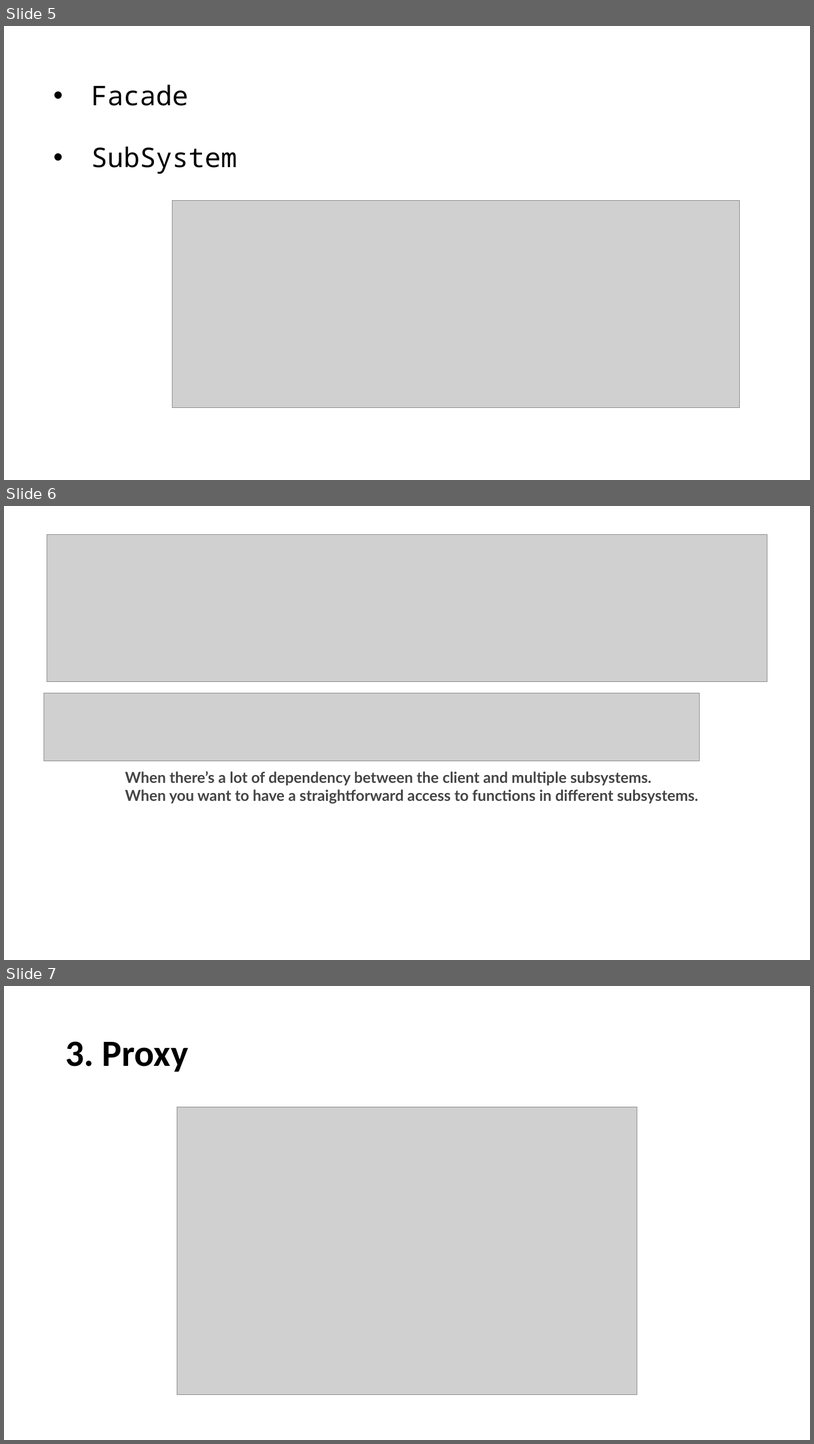
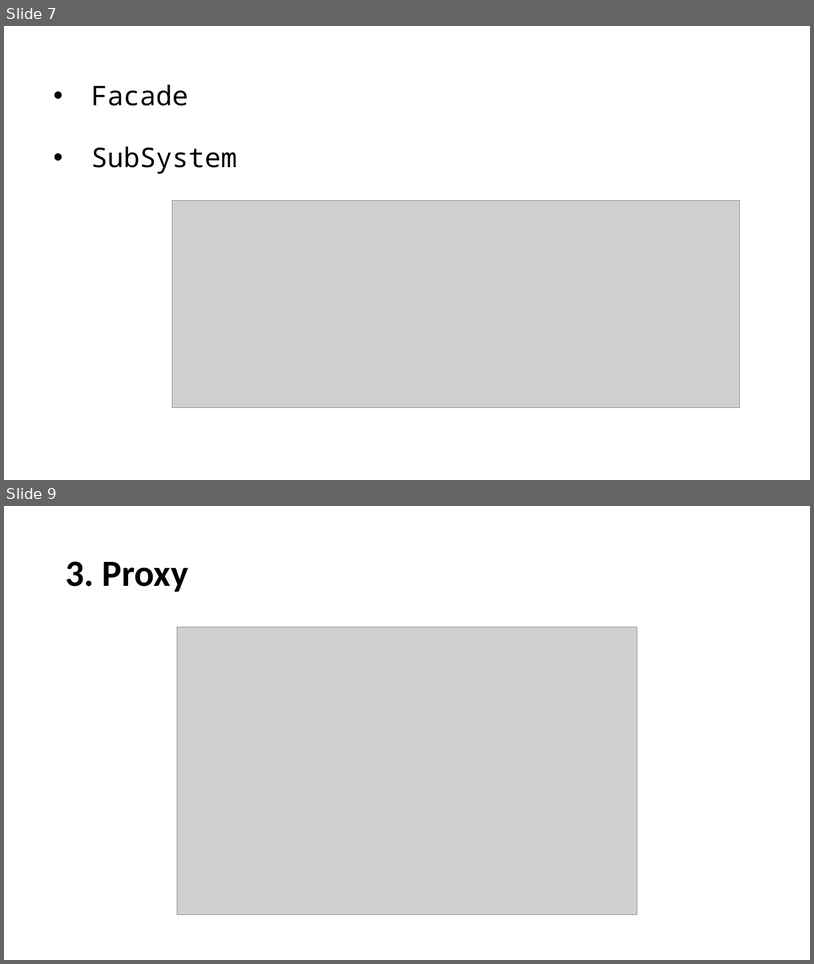
Before and after one commit to JingwenLi/DesignPatterns, a slide deck: DesignPatterns/Structural Design Patterns/Structural Design Patterns.pptx. Shown one above the other, each under a label of ours: slides 5, 6 and 7 before the commit, slides 7 and 9 after it; the slides between them are not shown. The pictures are 814x1444 and 814x964 pixels, drawn with LibreOffice and Linux fonts; fonts in the diff are those of the drawing; grey boxes stand for pictures. Boxes give left, top, right and bottom in pixels: in the first picture for what was removed or moved away, otherwise in the second. Text is boxed around its words. In the diff, an @@ line names an element or a change of style, - is before the commit and + after.

Commit message:
Update

```diff
--- a/DesignPatterns/Structural Design Patterns/Structural Design Patterns.pptx
+++ b/DesignPatterns/Structural Design Patterns/Structural Design Patterns.pptx
@@ slide 6 removed at [4, 506, 810, 960], background #FFFFFF @@
@@ picture removed at [47, 534, 768, 681] @@
@@ picture removed at [44, 693, 700, 760] @@
@@ text removed at [125, 771, 698, 803] @@
-When there’s a lot of dependency between the client and multiple subsystems.
-When you want to have a straightforward access to functions in different subsystems.
@@ what was slide 5 is now slide 7 @@
@@ what was slide 7 is now slide 9 @@
```
Also in this commit, not shown: 4 slides added.
